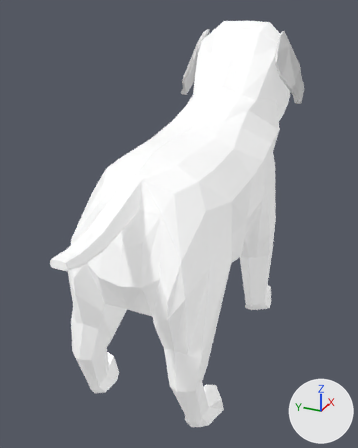
Two versions of the Blender file Content/Assets/Umbrella/dog_10.blend, one commit apart.
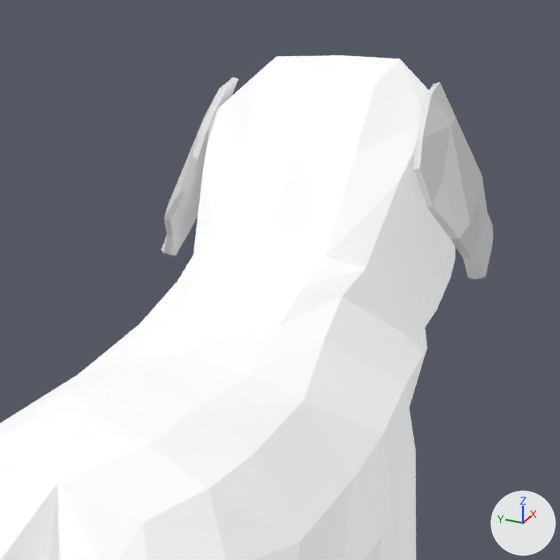
Each version is shown whole from a 50 mm lens placed at (-3.08, -1.27, 2.53), pointed at (-0.08, 0.08, 1.03), then close up on the part from 34% to 92% of the width and 0% to 46% of the height. The lights are fixed; the arrows at lower right show +X, +Y and +Z.
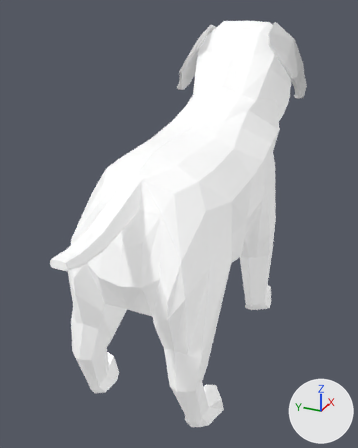
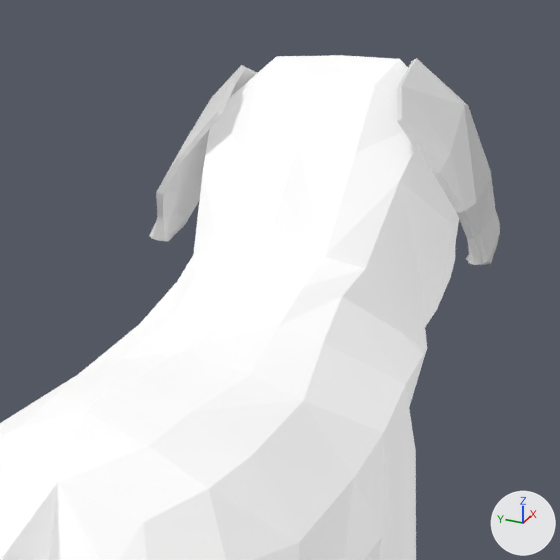
Where the change shows, as pixel boxes (x1, y1, x2, y2) in the close-ups (560 x 560 px; the box of a moved part takes in the faces that stretch with it):
'Cube.001', reshaped, moved, turned, rescaled: before (161, 77, 493, 279); after (149, 58, 500, 265)
part 1 of me_cube, moved or reshaped: before (414, 82, 493, 279); after (397, 58, 500, 265)
part 2 of me_cube, moved or reshaped: before (161, 77, 238, 255); after (149, 65, 257, 241)

The edits, one by one:
me_cube is used by ob_cube_001; location (0.874, -0.35, 2.239); rotation (-0.304, -0.132, 0.0154), in degrees (-17, -7.6, 0.9); scale (0.112, 0.0187, 0.112).
me_cube had 96 vertices, 92 faces and spanned x -1.2..2.0, y -2.0..51.9, z -4.6..2.1.
me_cube now has 96 vertices, 92 faces and spans x -1.7..2.1, y -3.2..54.0, z -4.7..2.1.
me_cube part 1: 48 of 96 vertices moved; they spanned x -1.2..1.9, y -2.0..3.6, z -4.6..0.4 and now span x -1.7..2.0, y -3.2..6.4, z -4.7..0.9; mean shift (-0.2, -0.3, 0.0); largest move (1.4, 0.9, 0.4) -> (1.5, 5.7, 0.9).
me_cube part 2: 48 of 96 vertices moved; they spanned x -1.1..2.0, y 32.7..51.9, z -2.0..2.1 and now span x -1.6..2.1, y 30.9..54.0, z -2.0..2.1; mean shift (-0.2, 1.0, 0.0); largest move (-0.6, 36.1, 1.3) -> (-1.2, 31.8, 1.5).
Object 'Cube.001' (ob_cube_001) moves from (0.874, -0.35, 2.239) to (0.95, -0.35, 2.297).
Object 'Cube.001' (ob_cube_001) turns from (-17, -7.6, 0.9) to (-17, 6.9, 0.9) degrees about x, y and z.
Object 'Cube.001' (ob_cube_001) is rescaled from (0.112, 0.0187, 0.112) to (0.108, 0.018, 0.108).
